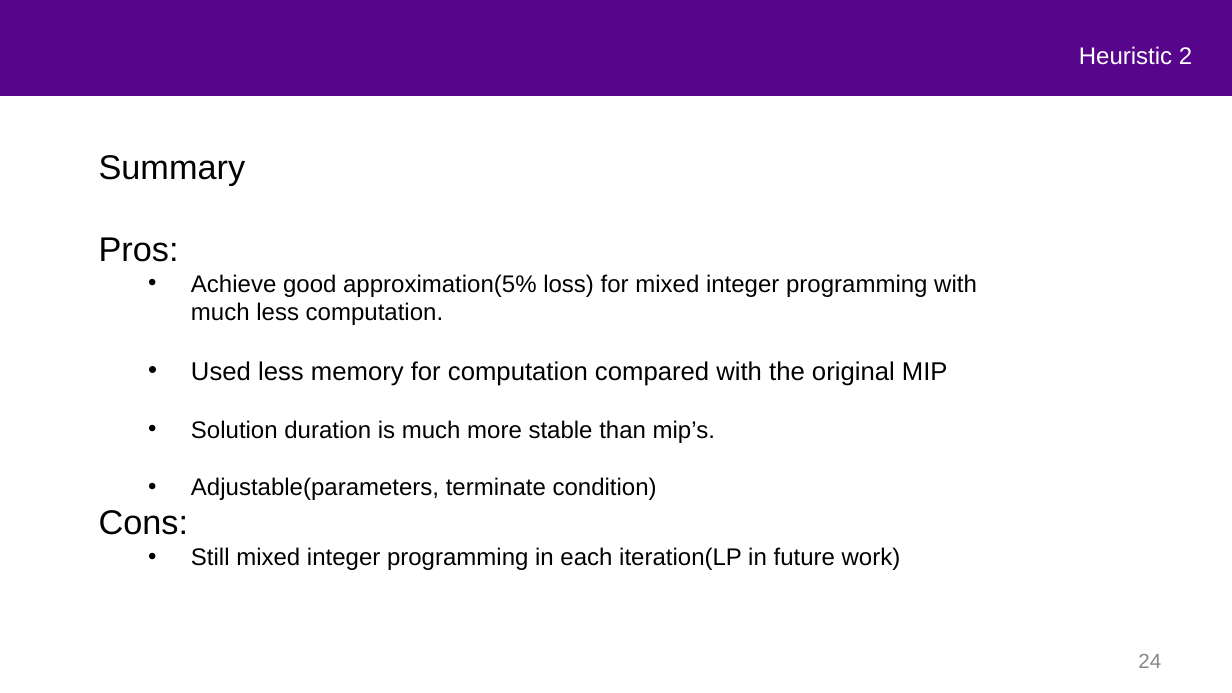
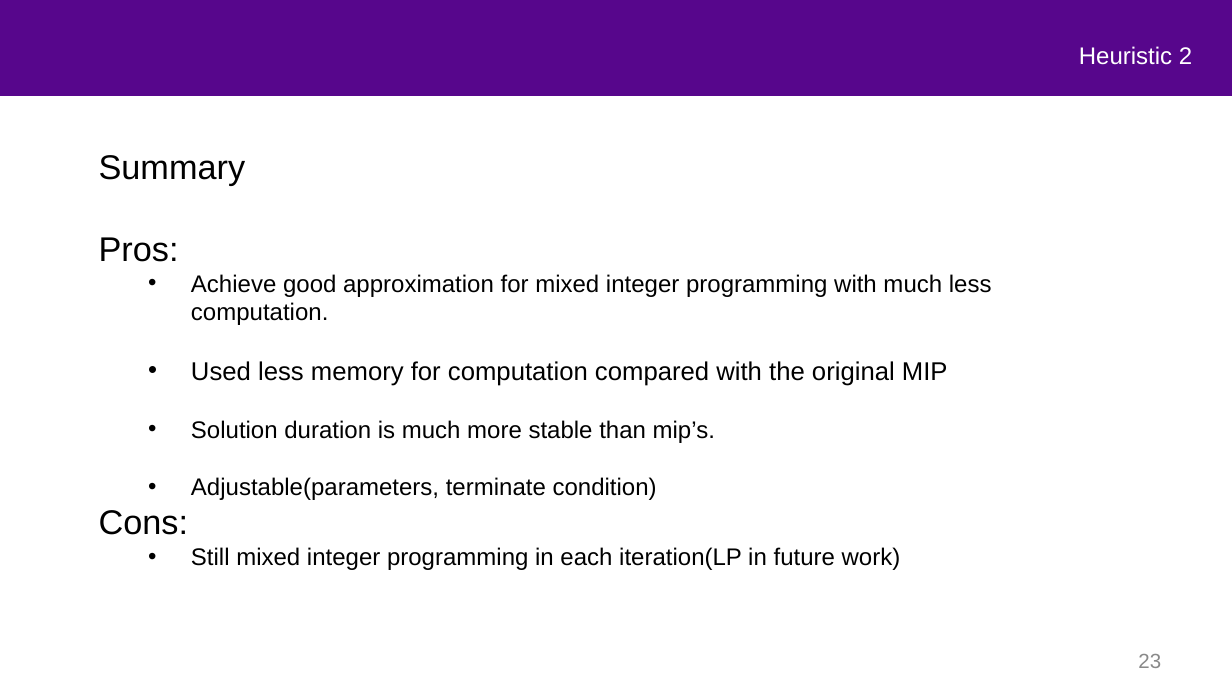
Before and after one commit to mustafafu/mec_request_routing, a slide deck: slide 23 of common_script/Presentation/FinalPresentation.pptx (slide 24 before the commit). Drawn at 1232x693 pixels with LibreOffice and Linux fonts; fonts in the diff are those of the drawing; background and template pictures are left out. Boxes give left, top, right and bottom in pixels: in the first picture for what was removed or moved away, otherwise in the second. Text is boxed around its words. In the diff, an @@ line names an element or a change of style, - is before the commit and + after.

```diff
--- a/common_script/Presentation/FinalPresentation.pptx
+++ b/common_script/Presentation/FinalPresentation.pptx
@@ text at [191,274,992,325]: text changed @@
-  • Achieve good approximation(5% loss) for mixed integer programming with much less computation.
+  • Achieve good approximation for mixed integer programming with much less computation.
@@ page number at [1138,654,1161,668]: text changed @@
-24
+23
```
Also in this commit, not shown: 2 other slides changed, 1 slide removed, 3 other files.
